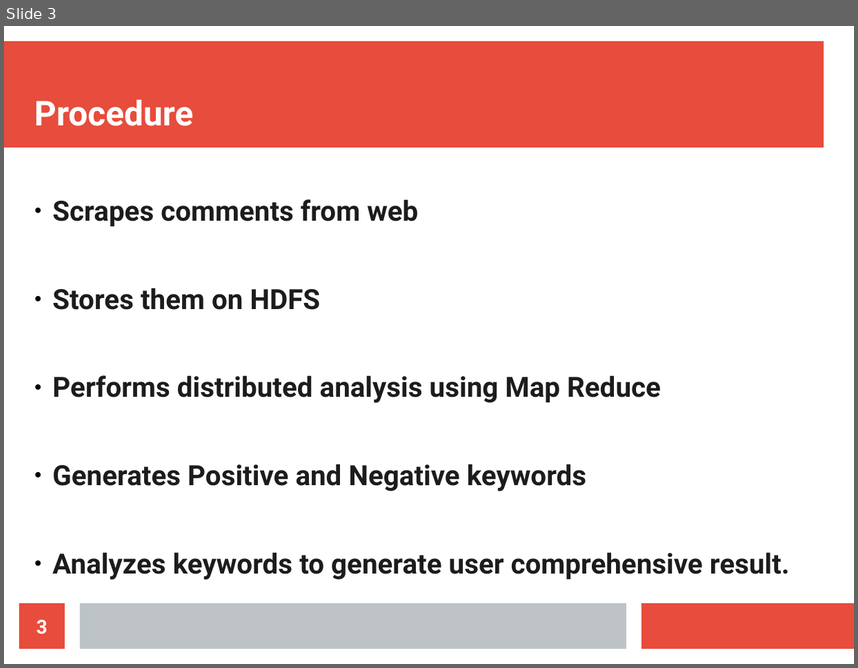
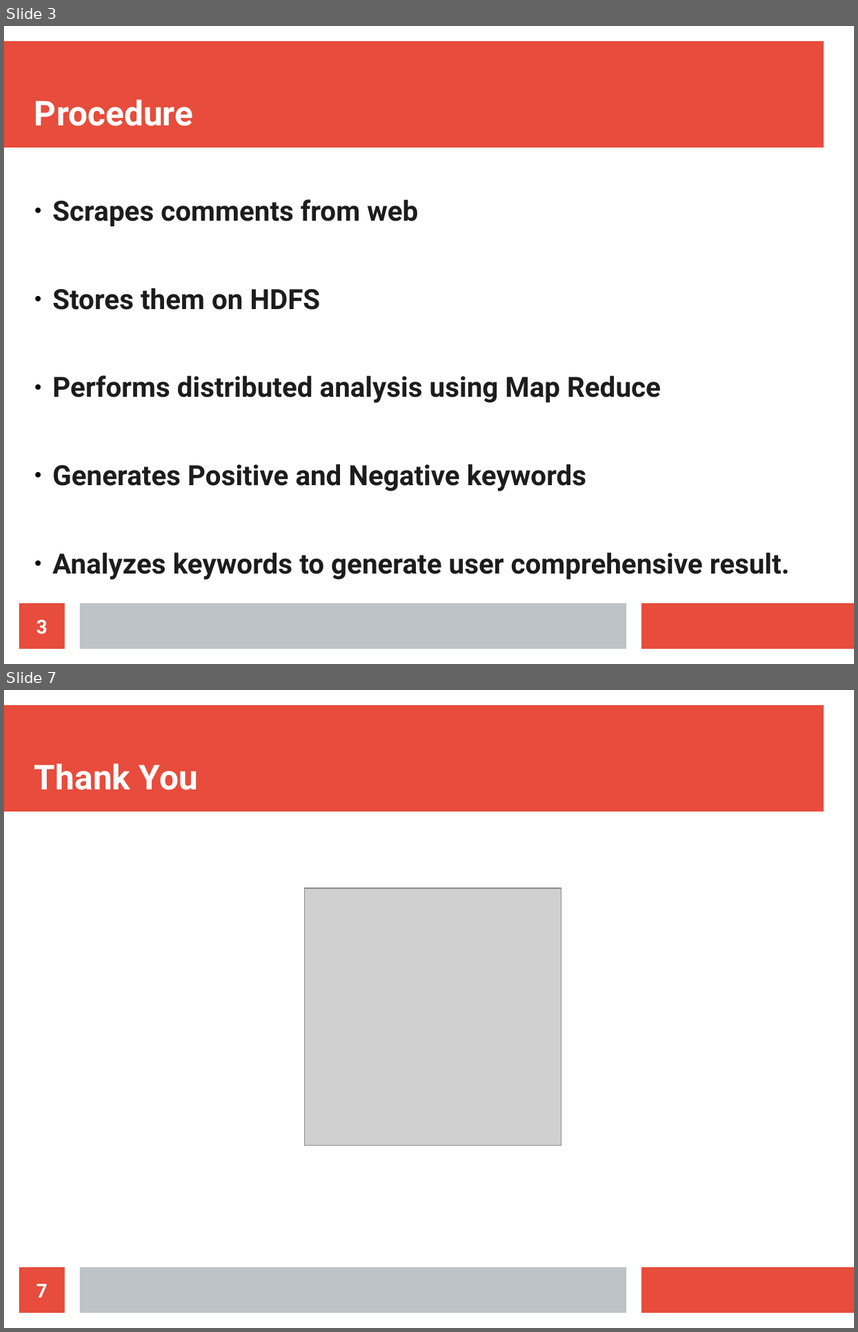
Before and after one commit to AdarshShah/OpinionMining, a slide deck: Project.odp. Shown one above the other, each under a label of ours: slide 3 before the commit, slides 3 and 7 after it; the slides between them are not shown. The pictures are 858x668 and 858x1332 pixels, drawn with LibreOffice and Linux fonts; fonts in the diff are those of the drawing; grey boxes stand for pictures. Boxes give left, top, right and bottom in pixels: in the first picture for what was removed or moved away, otherwise in the second. Text is boxed around its words. In the diff, an @@ line names an element or a change of style, - is before the commit and + after.

```diff
--- a/Project.odp
+++ b/Project.odp
@@ slide 7 added at (x1=4, y1=690, x2=854, y2=1328), background #FFFFFF; not listed: 3 template elements that a slide beside it also shows @@
@@ title added at (x1=34, y1=763, x2=198, y2=790), 32 pt, text #FFFFFF, bold @@
+Thank You
@@ picture added at (x1=304, y1=888, x2=561, y2=1145) @@
@@ page number added at (x1=19, y1=1267, x2=65, y2=1312), fill #E74C3C, 18 pt, text #FFFFFF, bold @@
+7
```
Also in this commit, not shown: 4 other slides added, 2 slides removed, 1 other file.
